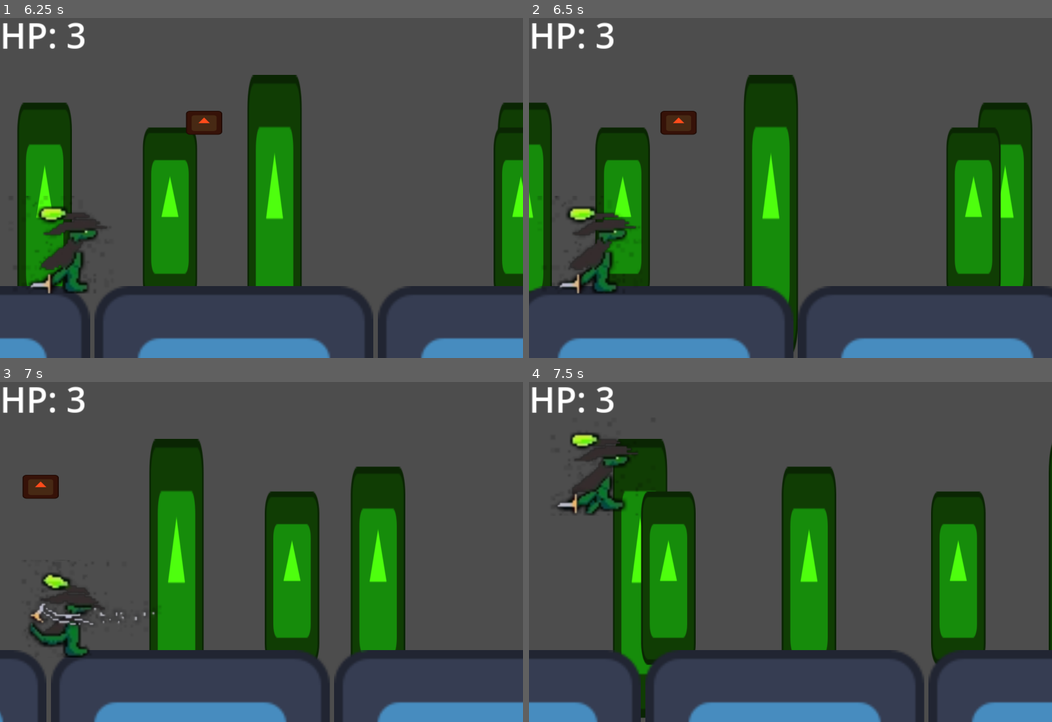
Above: before the commit, frames 1-4 (two rows, left to right).
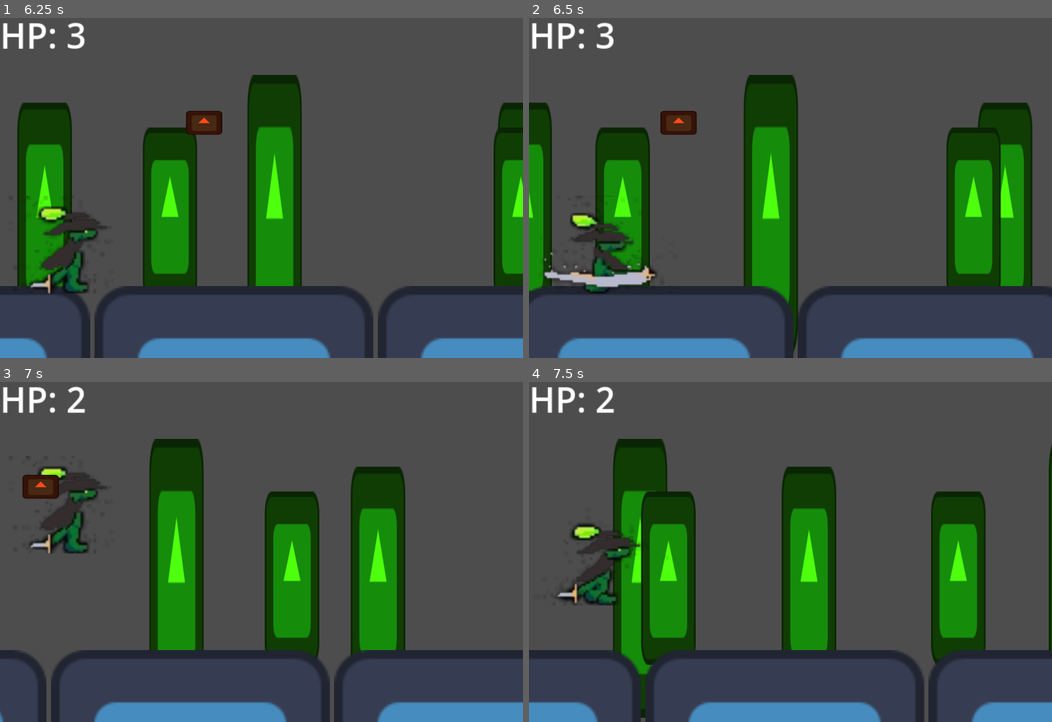
Above: after the commit, the same moments.

Repository: irmozius/UnhingedGekko
Game: Godot game, scene res://game_data/worlds/game_world.tscn
The game is run twice, just before and just after one commit, with the same random seed, the same clock (stepped at 60 frames per second) and the same inputs. The engine's default icon, where the game draws it, is replaced by a stand-in: a white triangle on a blue panel in a dark square.
Inputs (mouse positions are in pixels of both pictures, inside the frame that each line leads up to):
- Up to frame 1 (6.25 s): tap Enter at 0.5, 5.1 s; move the mouse to (376, 167) at 0.52 s; hold D 0.53-1.25 s; tap Space (slash) at 0.6, 2.1 s; click (376, 167) at 0.67 s; tap Up (jump) at 0.77, 0.8, 1.07, 2.3, 3.77, 3.8, 4.07, 5.3 s; drag from (156, 201) to (235, 252) at 1.27 s; move the mouse to (313, 106) at 2.02 s; hold A 2.03-2.75 s; click (313, 106) at 2.17 s; drag from (235, 252) to (104, 130) at 2.77 s; move the mouse to (418, 235) at 3.52 s; hold D 3.53-4.25 s; tap Delete at 3.6 s; click (418, 235) at 3.67 s; drag from (104, 130) to (183, 96) at 4.27 s; move the mouse to (287, 184) at 5.02 s; hold D 5.03-5.75 s; click (287, 184) at 5.17 s; drag from (183, 96) to (308, 123) at 5.77 s
- Up to frame 2 (6.5 s): no input
- Up to frame 3 (7 s): move the mouse to (376, 531) at 6.52 s; hold A from 6.53 s (still down); tap Space (slash) at 6.6 s; click (376, 531) at 6.67 s; tap Up (jump) at 6.77, 6.8 s
- Up to frame 4 (7.5 s): tap Up (jump) at 7.07 s; release A at 7.25 s; drag from (685, 565) to (764, 616) at 7.27 s

Frame 1 is identical in both runs. In frame 2, 2.3% of the frame differs, in the area x 2-25%, y 52-82%; in frame 3, 3.5%, in the area x 5-30%, y 1-81%; in frame 4, 3.5%.

Commit message:
added mobile controls
- added swipe
- fixed spam attack bug

Diff:
--- a/game_data/entities/characters/gekko.gd
+++ b/game_data/entities/characters/gekko.gd
@@ -69,6 +69,27 @@
 func check_action_input():
 	jump_requested = Input.is_action_just_pressed("jump")
 	slash_requested = Input.is_action_just_pressed("slash")
+## Mobile controls
+var touch_start_pos = Vector2.ZERO
+var swipe_threshold = 50 # Pixels needed to count as a swipe
+
+func _input(event):
+	if event is InputEventMouseButton:
+		if event.pressed:
+			touch_start_pos = event.position
+		else:
+			# Check where they let go
+			_check_for_swipe(event.position)
+
+func _check_for_swipe(end_pos: Vector2):
+	var swipe_vector = end_pos - touch_start_pos
+	if swipe_vector.length() > swipe_threshold:
+		if swipe_vector.y < -abs(swipe_vector.x):
+			jump_requested = true
+			print("Swipe Jump!")
+		if swipe_vector.x > abs(swipe_vector.y):
+			slash_requested = true
+			print("Swipe Slash!")
 
 ## Move the ground to simulate movement.
 func scroll_ground(delta : float):
@@ -82,7 +103,8 @@
 ## Initiate slash attack, enabling slash collision briefly
 ## then switching it back off. Also show hit marker.
 func slash():
-	fsm.set_state("Attacking")
+	if not attack.slash_on_cooldown:
+		fsm.set_state("Attacking")
 
 ## When hitbox receives a hit, get the offender and call
 ## take_damage using its damage value.
@@ -185,7 +207,8 @@
 	scroll_ground(delta)
 	##allow slashing mid air
 	if slash_requested:
-		slash()
+		if not attack.slash_on_cooldown:
+			slash()
 	if checking_floor:
 		if is_on_floor():
 			## Leave InAir once on floor
--- a/project.godot
+++ b/project.godot
@@ -59,6 +59,10 @@
 ]
 }
 
+[input_devices]
+
+pointing/emulate_touch_from_mouse=true
+
 [layer_names]
 
 2d_physics/layer_1="World"
Not shown, changed: kanban_tasks_data.kanban
